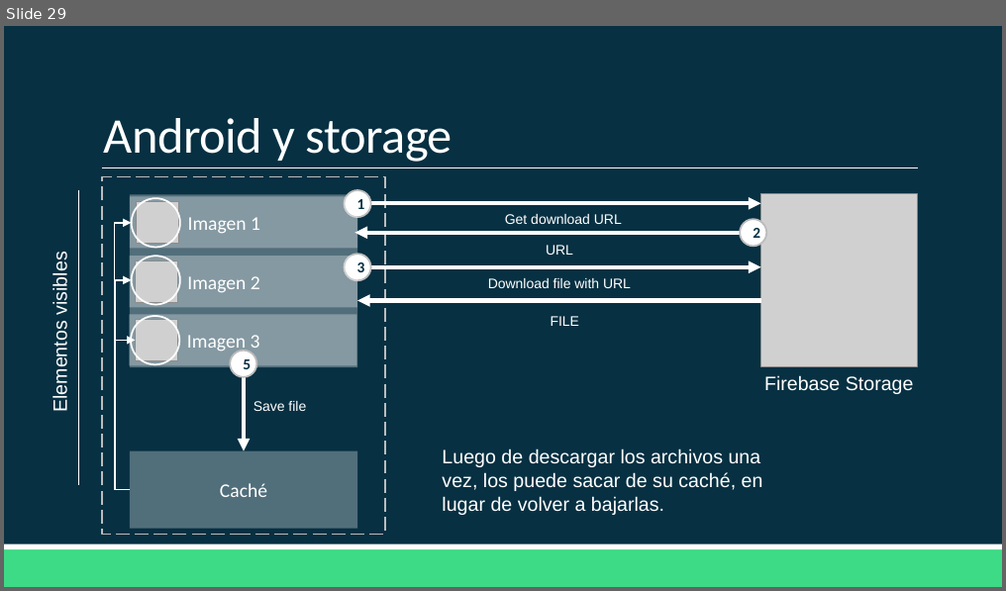
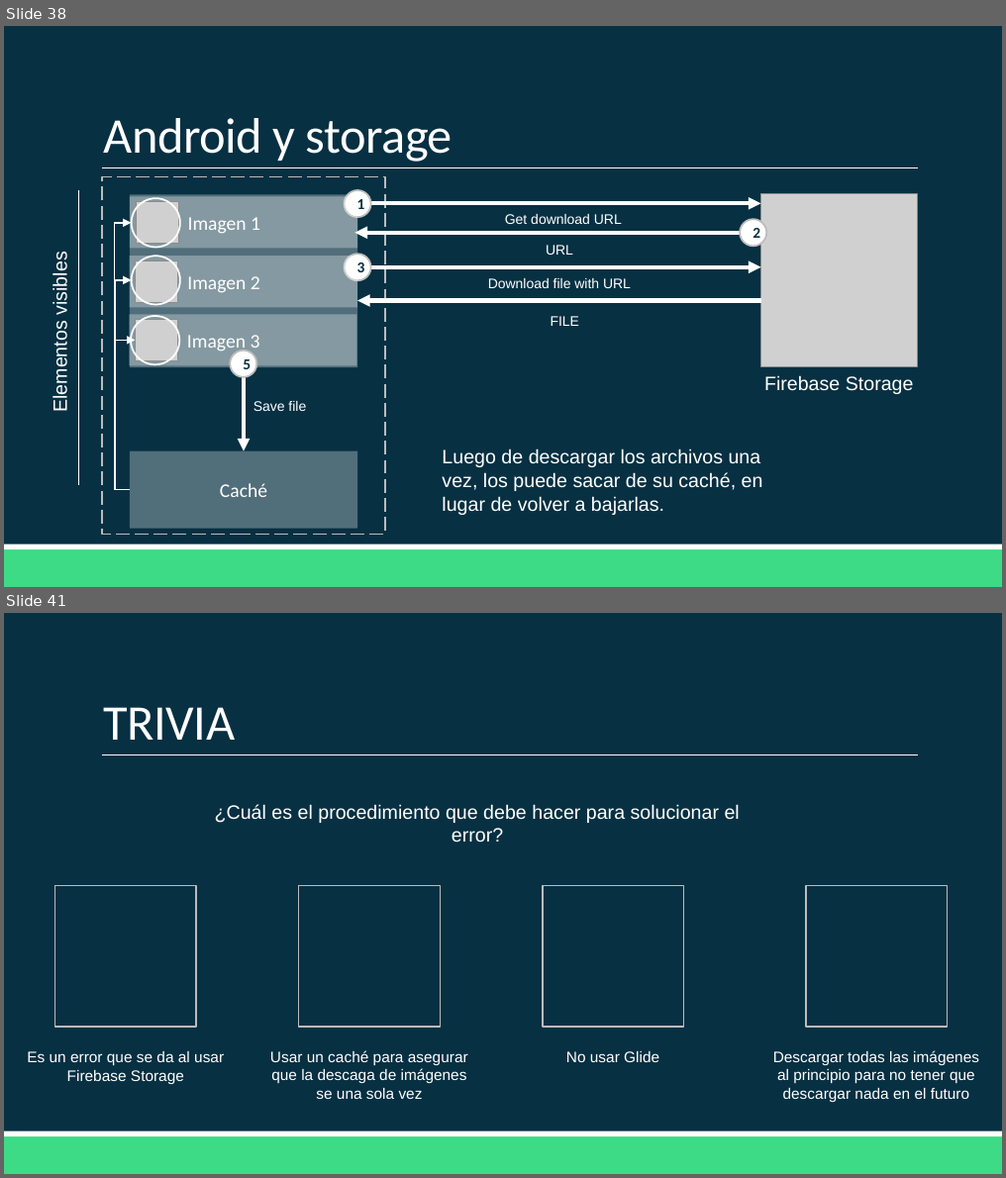
Before and after one commit to Domiciano/AppMoviles201, a slide deck: Clase 13/Clase 13.pptx. Shown one above the other, each under a label of ours: slide 29 before the commit, slides 38 and 41 after it; the slides between them are not shown. The pictures are 1006x591 and 1006x1178 pixels, drawn with LibreOffice and Linux fonts; fonts in the diff are those of the drawing; grey boxes stand for pictures. Boxes give left, top, right and bottom in pixels: in the first picture for what was removed or moved away, otherwise in the second. Text is boxed around its words. In the diff, an @@ line names an element or a change of style, - is before the commit and + after.

```diff
--- a/Clase 13/Clase 13.pptx
+++ b/Clase 13/Clase 13.pptx
@@ slide 41 added at (4,613,1002,1174), background #073042; not listed: 3 template elements that a slide beside it also shows @@
@@ title added at (104,707,235,740), 36 pt, text #FFFFFF @@
+TRIVIA
@@ text added at (215,804,740,843), 14 pt, text #FFFFFF @@
+¿Cuál es el procedimiento que debe hacer para solucionar el error?
@@ rectangle added at (54,885,197,1027), outline #BDBDBD 1.25 pt @@
@@ rectangle added at (298,885,440,1027), outline #BDBDBD 1.25 pt @@
@@ rectangle added at (542,885,683,1027), outline #BDBDBD 1.25 pt @@
@@ rectangle added at (805,885,947,1027), outline #BDBDBD 1.25 pt @@
@@ text added at (27,1052,224,1084), 11 pt, text #FFFFFF @@
+Es un error que se da al usar Firebase Storage
@@ text added at (270,1051,468,1099), 11 pt, text #FFFFFF @@
+Usar un caché para asegurar que la descaga de imágenes se una sola vez
@@ text added at (566,1052,659,1062), 11 pt, text #FFFFFF @@
+No usar Glide
@@ text added at (773,1051,979,1102), 11 pt, text #FFFFFF @@
+Descargar todas las imágenes al principio para no tener que descargar nada en el futuro
@@ what was slide 29 is now slide 38 @@
```
Also in this commit, not shown: 11 other slides added, 49 other files.
